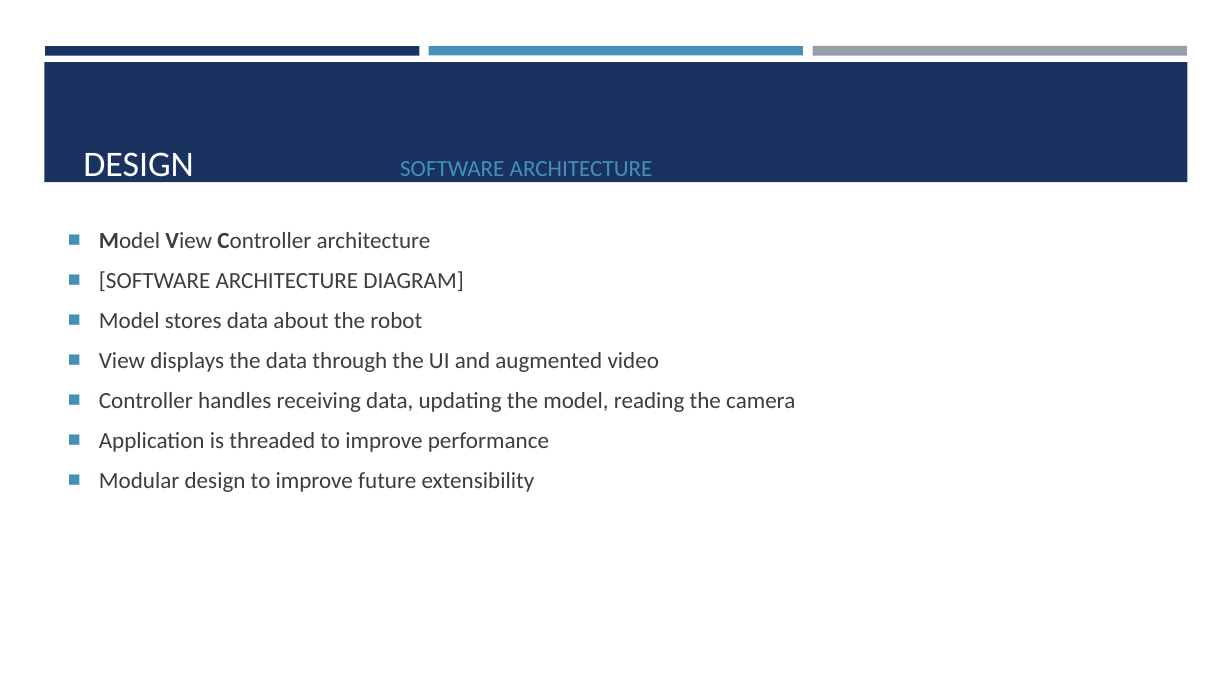
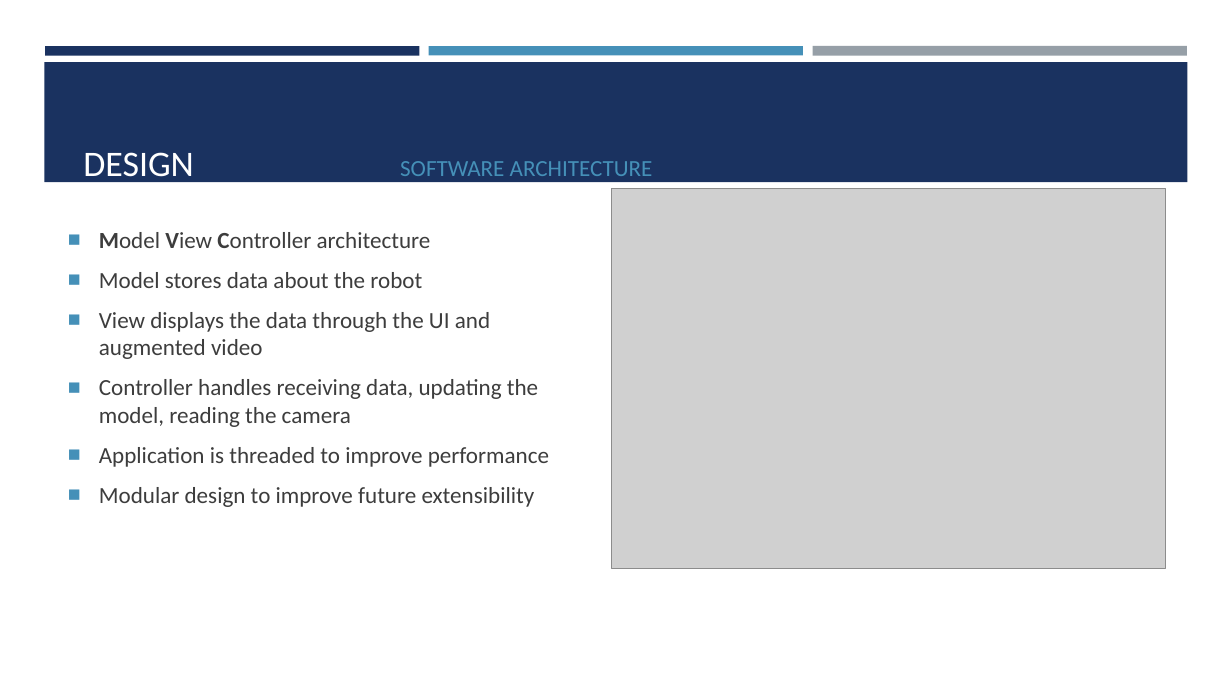
Before and after one commit to ajewers/SwarmDebug, a slide deck: slide 9 of Presentation/Project Presentation.pptx. Drawn at 1232x693 pixels with LibreOffice and Linux fonts; fonts in the diff are those of the drawing; grey boxes stand for pictures. Boxes give left, top, right and bottom in pixels: in the first picture for what was removed or moved away, otherwise in the second. Text is boxed around its words. In the diff, an @@ line names an element or a change of style, - is before the commit and + after.

Commit message:
Adding pres pictures

```diff
--- a/Presentation/Project Presentation.pptx
+++ b/Presentation/Project Presentation.pptx
@@ picture added at (612, 189, 1165, 568) @@
@@ text at (99, 271, 463, 291): paragraph removed @@
-■ [SOFTWARE ARCHITECTURE DIAGRAM]
```
Also in this commit, not shown: 1 other slide changed.
